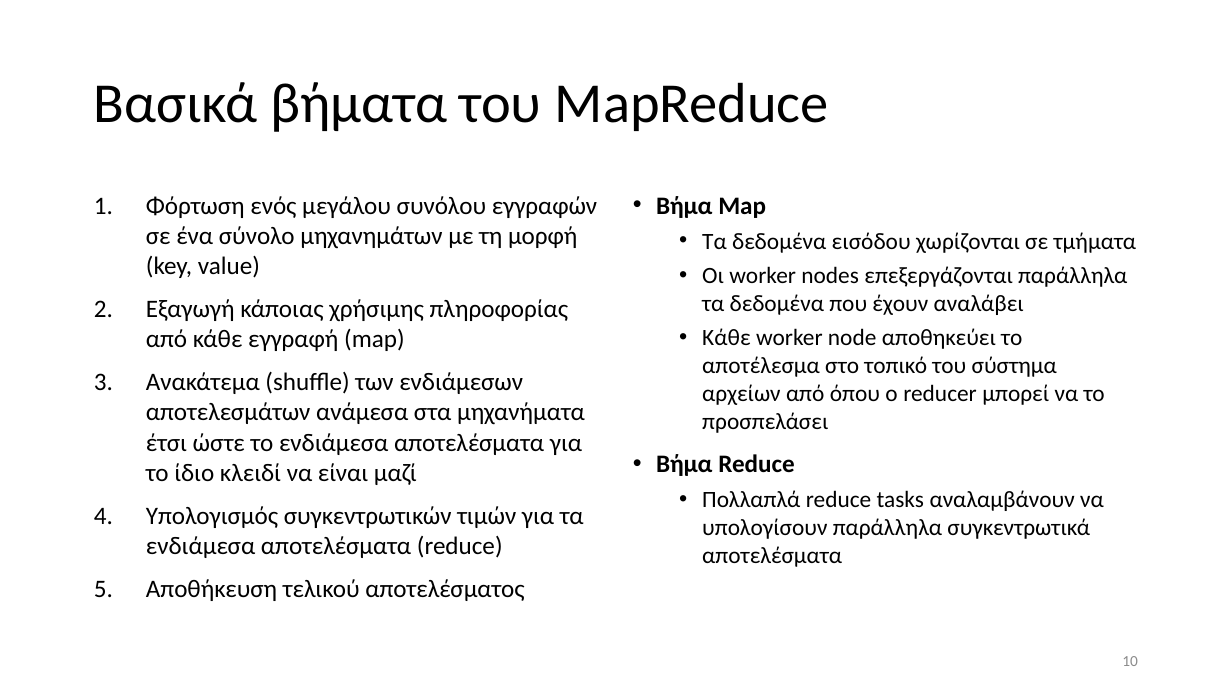
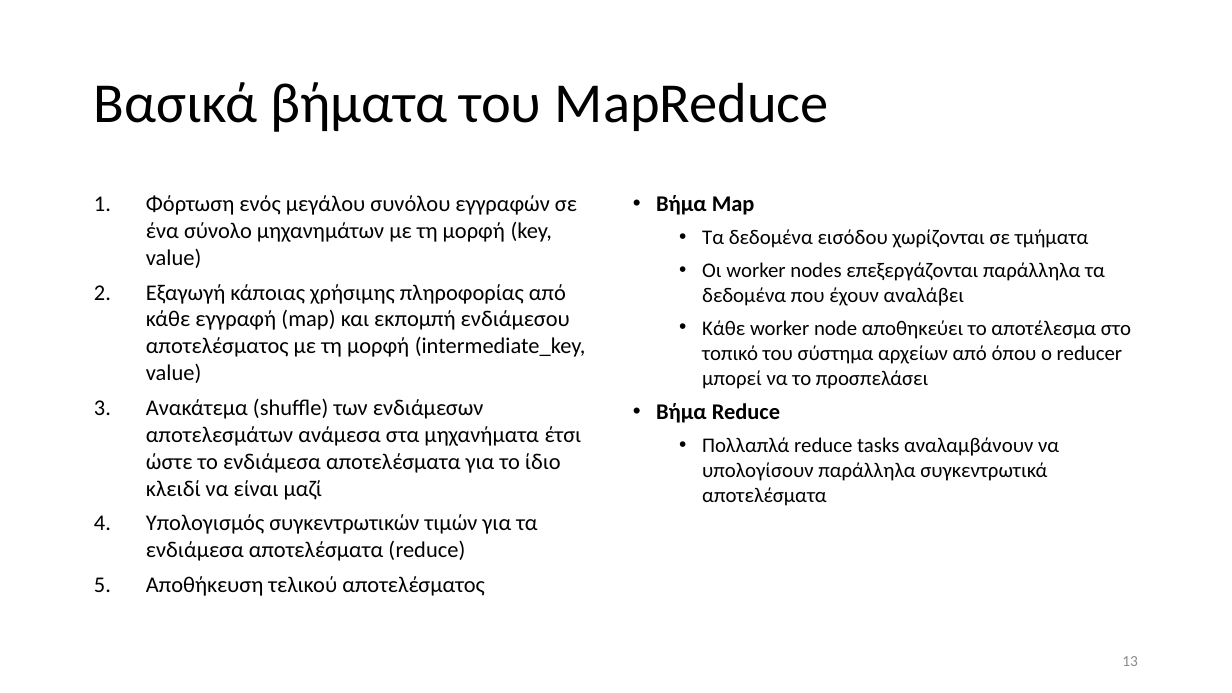
Before and after one commit to chgogos/big_data, a slide deck: slide 13 of 03. Apache Hadoop-Map Reduce.pptx (slide 10 before the commit). Drawn at 1232x693 pixels with LibreOffice and Linux fonts; fonts in the diff are those of the drawing. Boxes give left, top, right and bottom in pixels: in the first picture for what was removed or moved away, otherwise in the second. Text is boxed around its words. In the diff, an @@ line names an element or a change of style, - is before the commit and + after.

```diff
--- a/03. Apache Hadoop-Map Reduce.pptx
+++ b/03. Apache Hadoop-Map Reduce.pptx
@@ text at (x1=146, y1=195, x2=582, y2=596): size 19.6 to 17.5 pt in "Φόρτωση ενός μεγάλου συνόλου εγγραφών σε ένα ...", "Ανακάτεμα (shuffle) των ενδιάμεσων αποτελεσμάτων ανάμεσα στα ...", "Υπολογισμός συγκεντρωτικών τιμών για τα ενδιάμεσα αποτελέσμα ...", "Αποθήκευση τελικού αποτελέσματος"; less space between paragraphs @@
@@ text "Βήμα Map" at (x1=656, y1=195, x2=1131, y2=506): size 19.6 to 17.5 pt in "Βήμα Map", "Βήμα Reduce"; size 18.2 to 16.2 pt; less space between paragraphs; more space between paragraphs @@
@@ text at (x1=146, y1=284, x2=586, y2=383): text changed; size 19.6 to 17.5 pt @@
-2. Εξαγωγή κάποιας χρήσιμης πληροφορίας από κάθε εγγραφή (map)
+2. Εξαγωγή κάποιας χρήσιμης πληροφορίας από κάθε εγγραφή (map) και εκπομπή ενδιάμεσου αποτελέσματος με τη μορφή (intermediate_key, value)
@@ page number at (x1=1122, y1=656, x2=1138, y2=666): text changed @@
-10
+13
```
Also in this commit, not shown: 5 other slides changed, 3 slides added, 3 other files.
